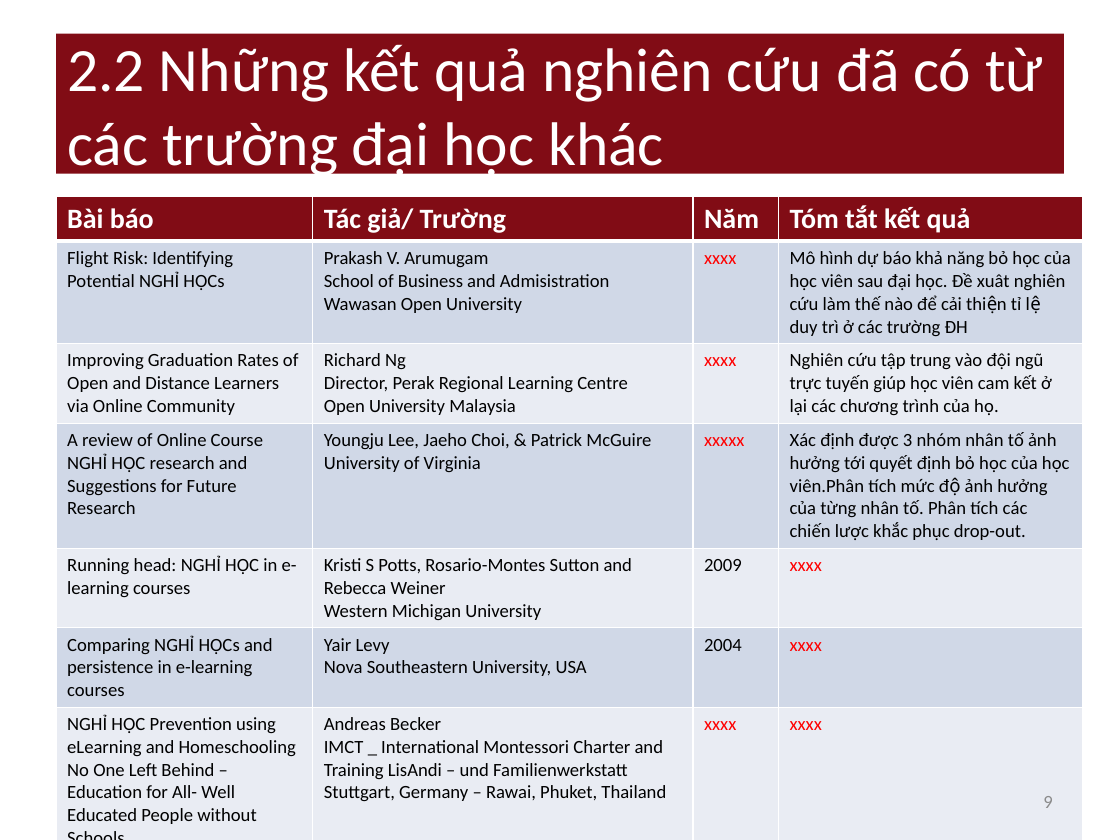
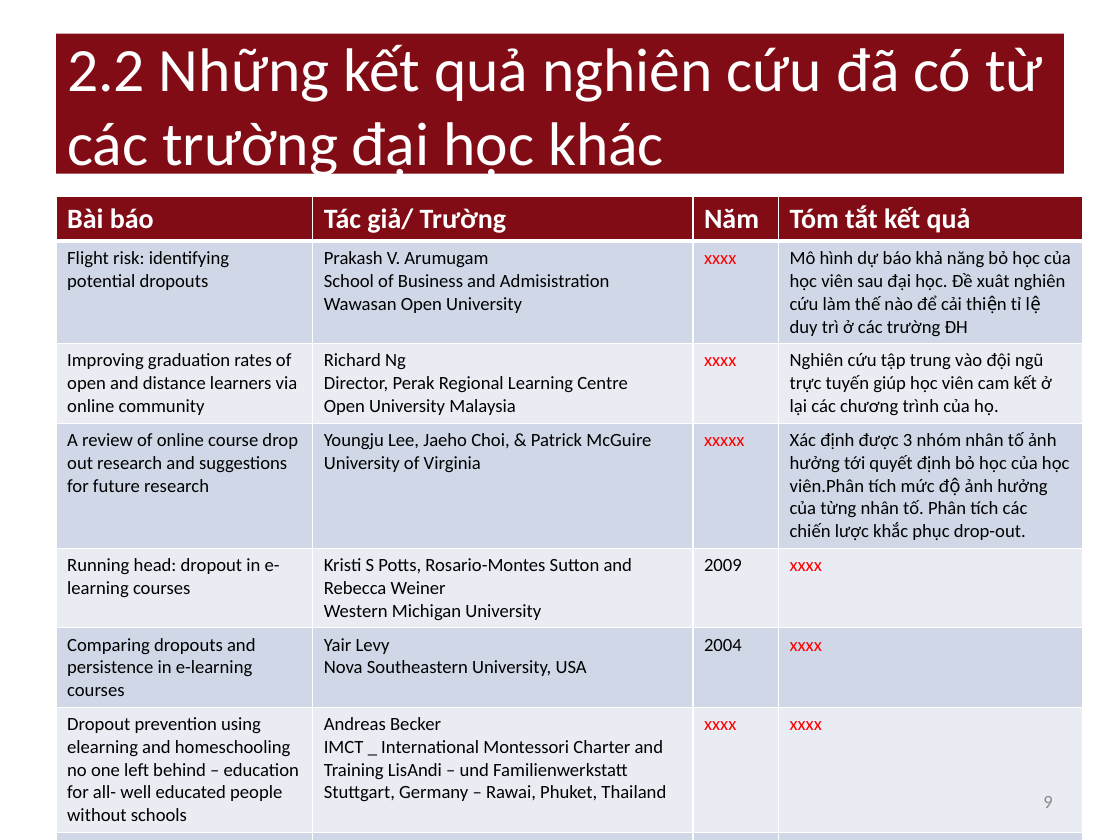
Before and after one commit to nguyendanhtu/drop-out, a slide deck: slide 9 of 01. Document/DropOut_Project_Report v_04.12.2011.pptx. Drawn at 1120x840 pixels with LibreOffice and Linux fonts; fonts in the diff are those of the drawing. Boxes give left, top, right and bottom in pixels: in the first picture for what was removed or moved away, otherwise in the second. Text is boxed around its words. In the diff, an @@ line names an element or a change of style, - is before the commit and + after.

Commit message:
Update PPT

```diff
--- a/01. Document/DropOut_Project_Report v_04.12.2011.pptx
+++ b/01. Document/DropOut_Project_Report v_04.12.2011.pptx
@@ table at (56, 196, 1083, 840) @@
-row 2, column 1: Flight Risk: Identifying Potential NGHỈ HỌCs
+row 2, column 1: Flight risk: identifying potential dropouts
-row 3, column 1: Improving Graduation Rates of Open and Distance Learners via Online Community
+row 3, column 1: Improving graduation rates of open and distance learners via online community
-row 4, column 1: A review of Online Course NGHỈ HỌC research and Suggestions for Future Research
+row 4, column 1: A review of online course drop out research and suggestions for future research
-row 5, column 1: Running head: NGHỈ HỌC in e-learning courses
+row 5, column 1: Running head: dropout in e-learning courses
-row 6, column 1: Comparing NGHỈ HỌCs and persistence in e-learning courses
+row 6, column 1: Comparing dropouts and persistence in e-learning courses
-row 7, column 1: NGHỈ HỌC Prevention using eLearning and Homeschooling No One Left Behind – Education for All- Well Educated People without Schools
+row 7, column 1: Dropout prevention using elearning and homeschooling no one left behind – education for all- well educated people without schools
```
